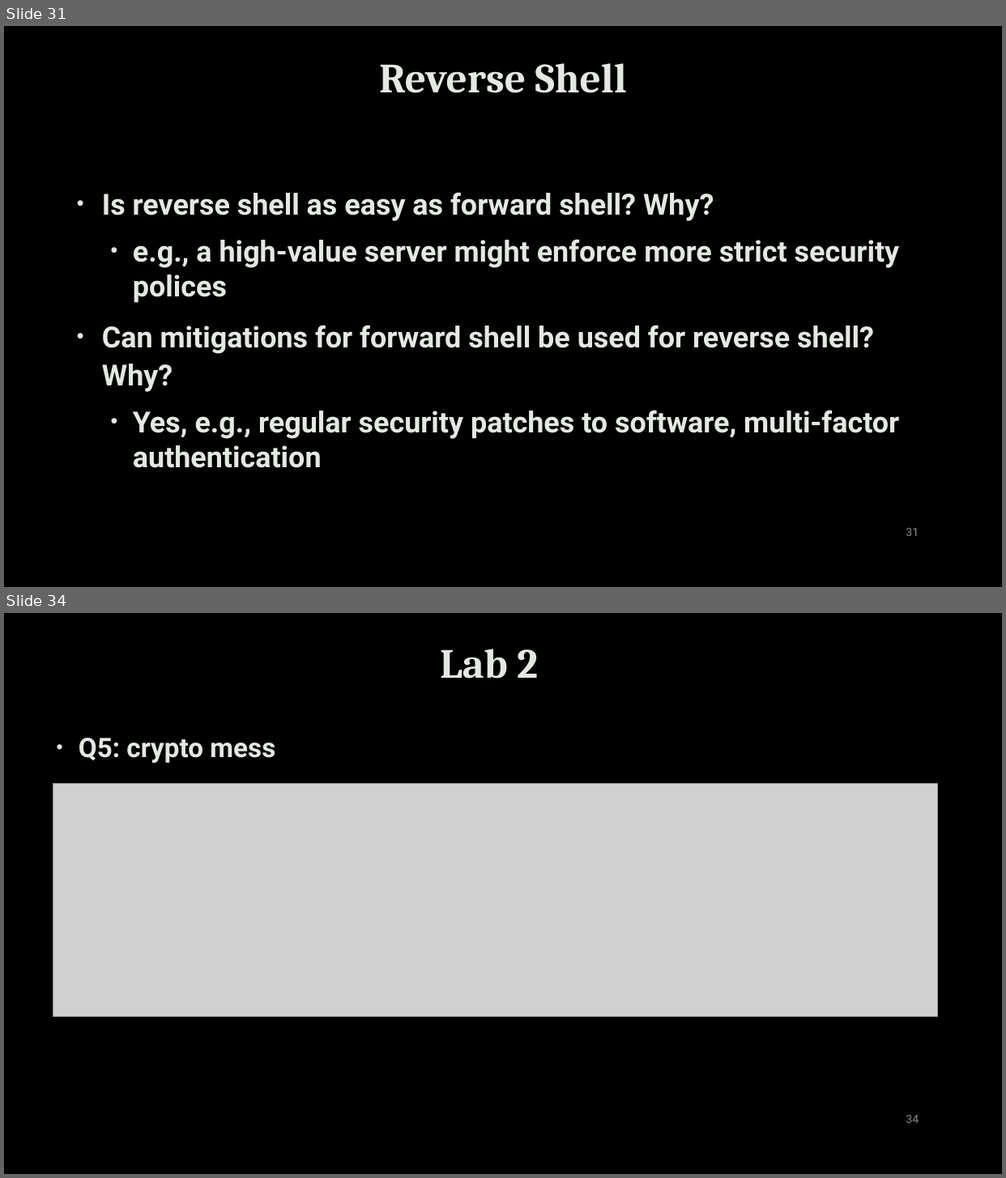
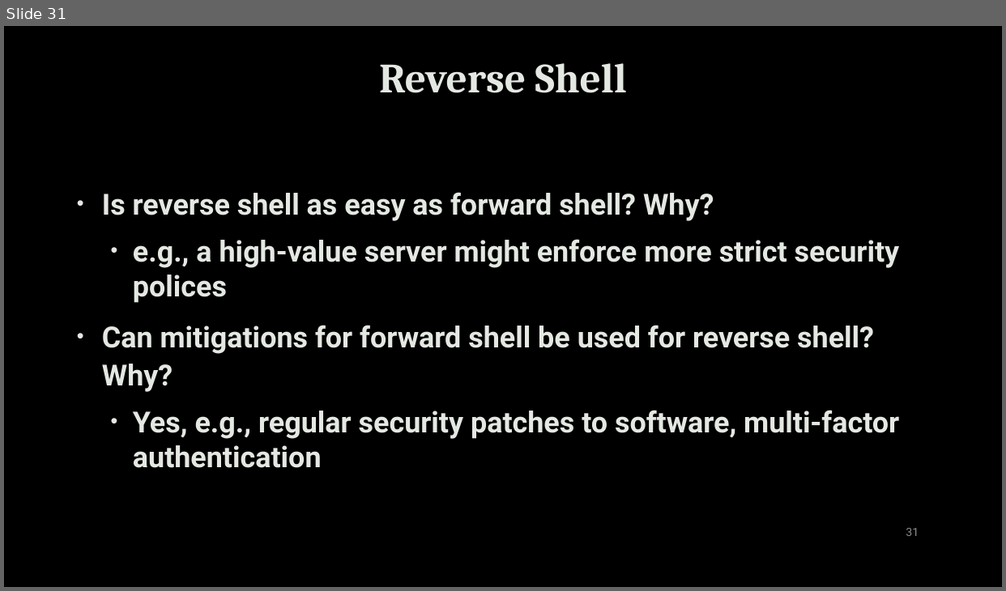
Before and after one commit to uwacyber/cits1003, a slide deck: cits1003-lecture_slides/CITS1003-3 NetworkAndComputers-exercises.pptx. Shown one above the other, each under a label of ours: slides 31 and 34 before the commit, slide 31 after it; the slides between them are not shown. The pictures are 1006x1178 and 1006x591 pixels, drawn with LibreOffice and Linux fonts; fonts in the diff are those of the drawing; grey boxes stand for pictures; background and template pictures are left out. Boxes give left, top, right and bottom in pixels: in the first picture for what was removed or moved away, otherwise in the second. Text is boxed around its words. In the diff, an @@ line names an element or a change of style, - is before the commit and + after.

```diff
--- a/cits1003-lecture_slides/CITS1003-3 NetworkAndComputers-exercises.pptx
+++ b/cits1003-lecture_slides/CITS1003-3 NetworkAndComputers-exercises.pptx
@@ slide 34 removed at bbox=[4, 613, 1002, 1174], background picture (left out) @@
@@ title removed at bbox=[440, 649, 538, 679] @@
-Lab 2
@@ text removed at bbox=[79, 738, 275, 763] @@
-  • Q5: crypto mess
@@ picture removed at bbox=[53, 784, 938, 1016] @@
@@ page number removed at bbox=[906, 1115, 918, 1123] @@
-34
```
Also in this commit, not shown: 1 slide changed, 3 other slides removed.
